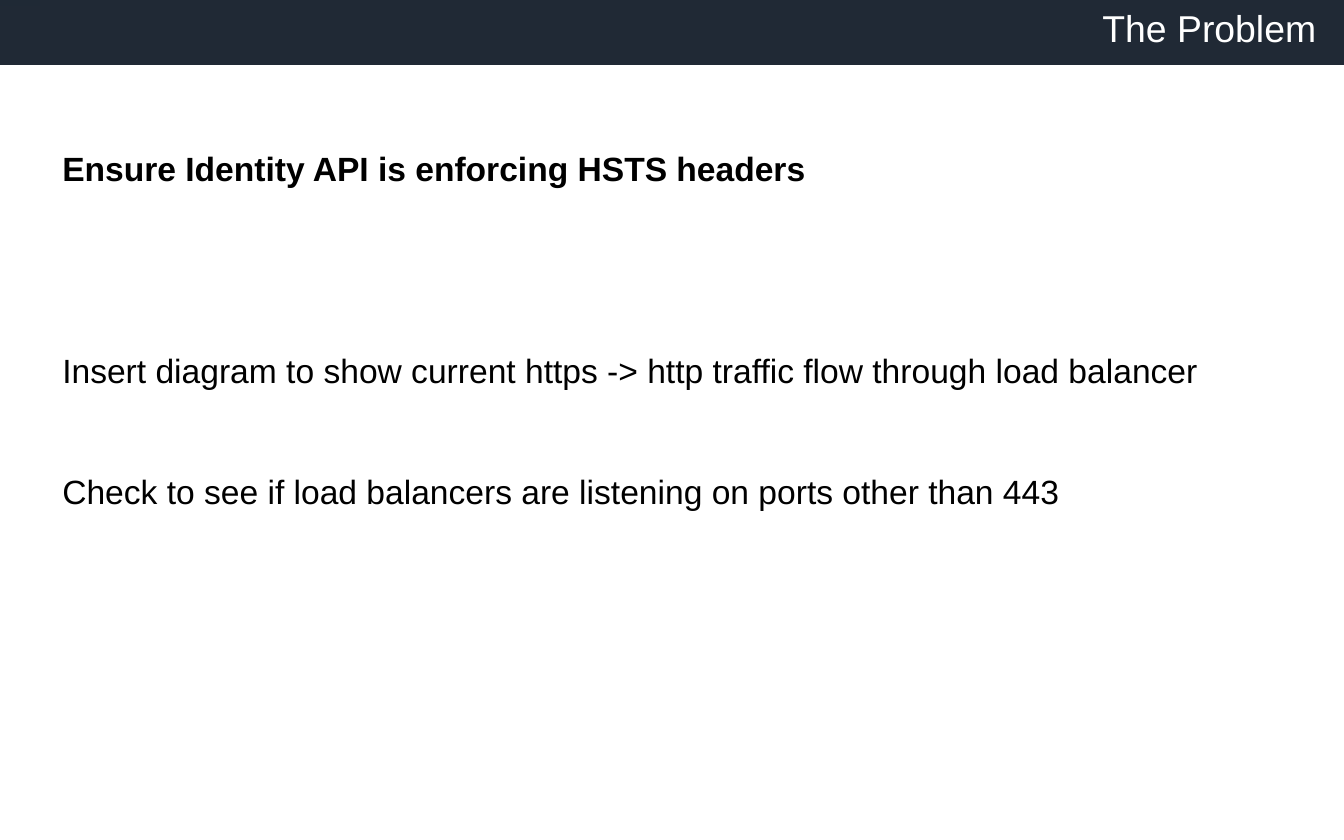
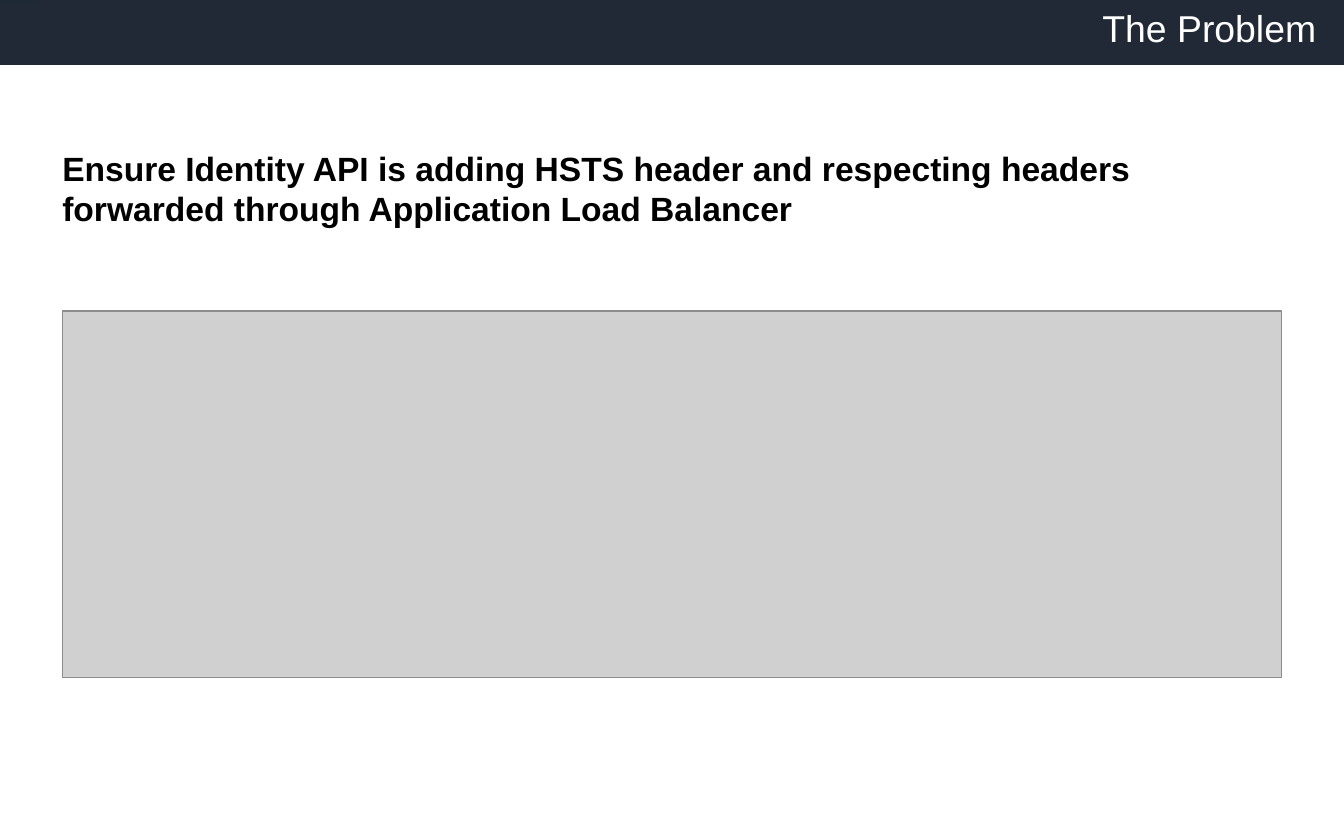
Before and after one commit to slomangino123/load-balanced-services, a slide deck: slide 3 of presentation.pptx. Drawn at 1344x840 pixels with LibreOffice and Linux fonts; fonts in the diff are those of the drawing; grey boxes stand for pictures; background and template pictures are left out. Boxes give left, top, right and bottom in pixels: in the first picture for what was removed or moved away, otherwise in the second. Text is boxed around its words. In the diff, an @@ line names an element or a change of style, - is before the commit and + after.

Commit message:
minor changes to presentation.

```diff
--- a/presentation.pptx
+++ b/presentation.pptx
@@ text at (x1=62, y1=156, x2=1130, y2=227): text changed; bold on @@
-Ensure Identity API is enforcing HSTS headers
-Insert diagram to show current https -> http traffic flow through load balancer
-Check to see if load balancers are listening on ports other than 443
+Ensure Identity API is adding HSTS header and respecting headers forwarded through Application Load Balancer
@@ picture added at (x1=62, y1=310, x2=1281, y2=677) @@
```
Also in this commit, not shown: 2 other slides changed, 2 slides added.
